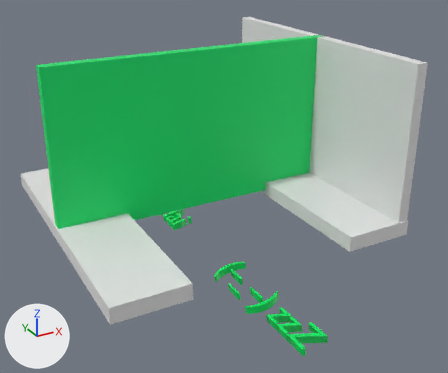
An edit to the glTF model src/objects/level5.glb, drawn before and after from the same camera.
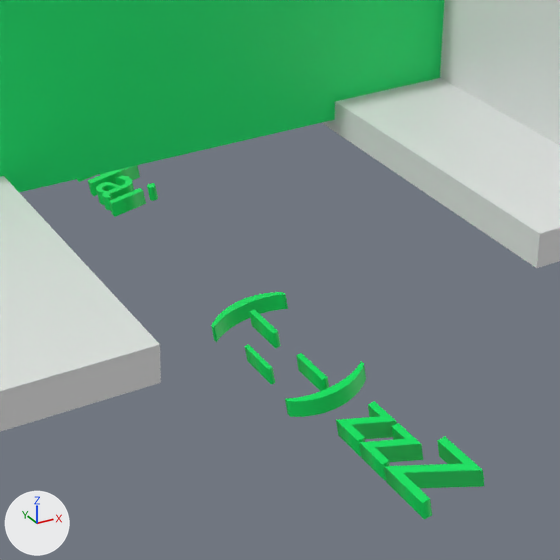
Each version is shown whole from a 50 mm lens placed at (-26.2, -53.2, 26.8), pointed at (1.4, -3.1, 1.8), then close up on the part from 28% to 80% of the width and 38% to 100% of the height. The axes (+X, +Y, +Z) are drawn at lower left. The lights are the same throughout. Where no turn or scale is listed for an object, it has been applied to the vertices. Vertices at the same position are counted once.

The scene before the commit, as lines of its bpy script (objects in view):
```python
me_cube_002 = bpy.data.meshes.new('Cube.002')
me_cube_002.from_pydata(...)  # a box spanning x -14.9..14.9, y -0.5..0.5, z -1.0..15.1
me_cube_002.materials.append(mat_material_t)  # green #00e76f
me_cube_004 = bpy.data.meshes.new('Cube.004')
me_cube_004.from_pydata(...)  # a box spanning x -15.0..-8.0, y -15.0..15.0, z -1.6..-0.1
me_cube_004.materials.append(mat_material)  # white #e7e7e7
me_text = bpy.data.meshes.new('Text')
me_text.from_pydata(...)  # 748 vertices, 1452 faces; spans x 12.9..16.7, y -19.1..12.8, z 1.9..3.3
me_text.materials.append(mat_material_001)  # green #00e763
ob_cube_001 = bpy.data.objects.new('Cube.001', me_cube_002)
ob_cube_001.location = (0.0, 0.0, 0.0)
ob_cube_003 = bpy.data.objects.new('Cube.003', me_cube_004)
ob_cube_003.location = (0.0, 0.0, 0.0)
ob_text_x = bpy.data.objects.new('Text_X', me_text)
ob_text_x.location = (-13.01, 0.91, -10.59)
# also in view: 'Cube.002' at (14.4, 0.0, 7.0); 'Cube' at (11.5, 0.0, -0.8)
```
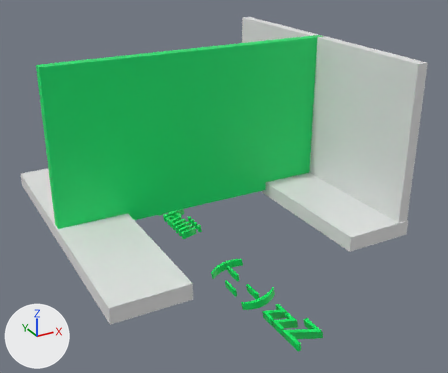
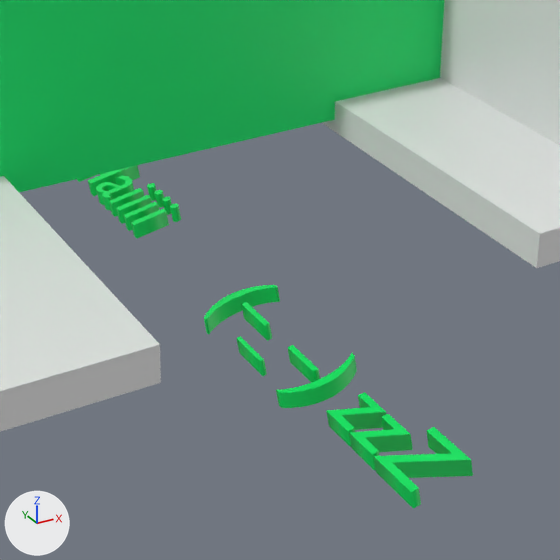
Commit message: added new level!

Boxes [x1, y1, x2, y2] around the edits, measured in the close-ups (560 x 560 px; the box of a moved part takes in the faces that stretch with it):
'Text_X', reshaped
    before: [77, 165, 484, 519]
    after: [77, 165, 473, 508]
part 1 of me_text, moved or reshaped
    before: [384, 437, 484, 519]
    after: [374, 427, 473, 508]
part 2 of me_text, moved or reshaped
    before: [359, 423, 423, 481]
    after: [326, 392, 386, 447]
part 3 of me_text, moved or reshaped
    before: [285, 361, 366, 417]
    after: [276, 353, 357, 408]
part 4 of me_text, moved or reshaped
    before: [296, 353, 329, 391]
    after: [288, 345, 320, 382]
part 5 of me_text, moved or reshaped
    before: [245, 344, 275, 385]
    after: [236, 336, 267, 376]
part 6 of me_text, moved or reshaped
    before: [249, 309, 281, 348]
    after: [242, 302, 272, 341]
part 7 of me_text, moved or reshaped
    before: [211, 292, 288, 342]
    after: [204, 285, 280, 334]
part 8 of me_text, added (green)
    after: [131, 209, 169, 238]
part 9 of me_text, added
    after: [170, 204, 181, 222]
part 10 of me_text, added
    after: [124, 202, 159, 231]
part 11 of me_text, added
    after: [162, 197, 172, 215]
part 12 of me_text, added
    after: [116, 195, 152, 224]
part 13 of me_text, added
    after: [155, 190, 164, 208]
part 14 of me_text, moved or reshaped
    before: [336, 401, 397, 457]
    after: [349, 414, 409, 470]

The edits, one by one:
me_text is used by ob_text_x; location (-13.01, 0.91, -10.59).
me_text had 748 vertices, 1452 faces and spanned x 12.9..16.7, y -19.1..12.8, z 1.9..3.3.
me_text now has 1060 vertices, 2052 faces and spans x 12.9..16.7, y -18.3..12.8, z 1.9..3.3.
me_text part 1: the loose piece of 16 vertices spanning x 13.8..16.7, y -19.1..-16.6, z 2.1..3.3 is moved by (0.0, 0.7, 0.0).
me_text part 2: the loose piece of 16 vertices spanning x 13.8..15.7, y -16.5..-14.9, z 2.1..3.2 is moved by (0.0, 2.4, 0.0).
me_text part 3: the loose piece of 100 vertices spanning x 12.9..16.7, y -11.8..-10.8, z 1.9..3.3 is moved by (0.0, 0.7, 0.0).
me_text part 4: the loose piece of 8 vertices spanning x 14.7..15.1, y -10.8..-8.8, z 2.2..3.0 is moved by (0.0, 0.7, 0.0).
me_text part 5: the loose piece of 8 vertices spanning x 13.3..13.7, y -8.8..-6.8, z 2.0..2.8 is moved by (0.0, 0.7, 0.0).
me_text part 6: the loose piece of 8 vertices spanning x 14.7..15.1, y -6.8..-4.8, z 2.2..3.0 is moved by (0.0, 0.7, 0.0).
me_text part 7: the loose piece of 100 vertices spanning x 12.9..16.7, y -4.7..-3.8, z 1.9..3.3 is moved by (0.0, 0.7, 0.0).
me_text part 8: the loose piece of 8 vertices spanning x 13.8..15.7, y 7.9..8.2, z 2.1..3.2 is copied, and the copy is moved by (0.0, -2.6, 0.0); it spans x 13.8..15.7, y 5.3..5.6, z 2.1..3.2.
me_text part 9: the loose piece of 96 vertices spanning x 15.9..16.5, y 7.8..8.3, z 2.4..3.3 is copied, and the copy is moved by (0.0, -2.6, 0.0); it spans x 15.9..16.5, y 5.2..5.6, z 2.4..3.3.
me_text part 10: the loose piece of 8 vertices spanning x 13.8..15.7, y 7.9..8.2, z 2.1..3.2 is copied, and the copy is moved by (0.0, -1.8, 0.0); it spans x 13.8..15.7, y 6.1..6.5, z 2.1..3.2.
me_text part 11: the loose piece of 96 vertices spanning x 15.9..16.5, y 7.8..8.3, z 2.4..3.3 is copied, and the copy is moved by (0.0, -1.8, 0.0); it spans x 15.9..16.5, y 6.1..6.5, z 2.4..3.3.
me_text part 12: the loose piece of 8 vertices spanning x 13.8..15.7, y 7.9..8.2, z 2.1..3.2 is copied, and the copy is moved by (0.0, -0.9, 0.0); it spans x 13.8..15.7, y 7.0..7.4, z 2.1..3.2.
me_text part 13: the loose piece of 96 vertices spanning x 15.9..16.5, y 7.8..8.3, z 2.4..3.3 is copied, and the copy is moved by (0.0, -0.9, 0.0); it spans x 15.9..16.5, y 7.0..7.4, z 2.4..3.3.
Part 14, on me_text:
8 vertices are removed from x 13.8..15.7, y -14.8..-13.3, z 2.1..3.2.
20 faces are deleted.
4 vertices move from x 13.8..14.3, y -13.9..-13.2, z 2.1..2.9 to x 15.3..15.7, y -15.8..-15.1, z 2.3..3.2.
8 vertices are added at x 13.8..15.7, y -15.8..-14.2, z 2.1..3.2.
20 new faces join them.
